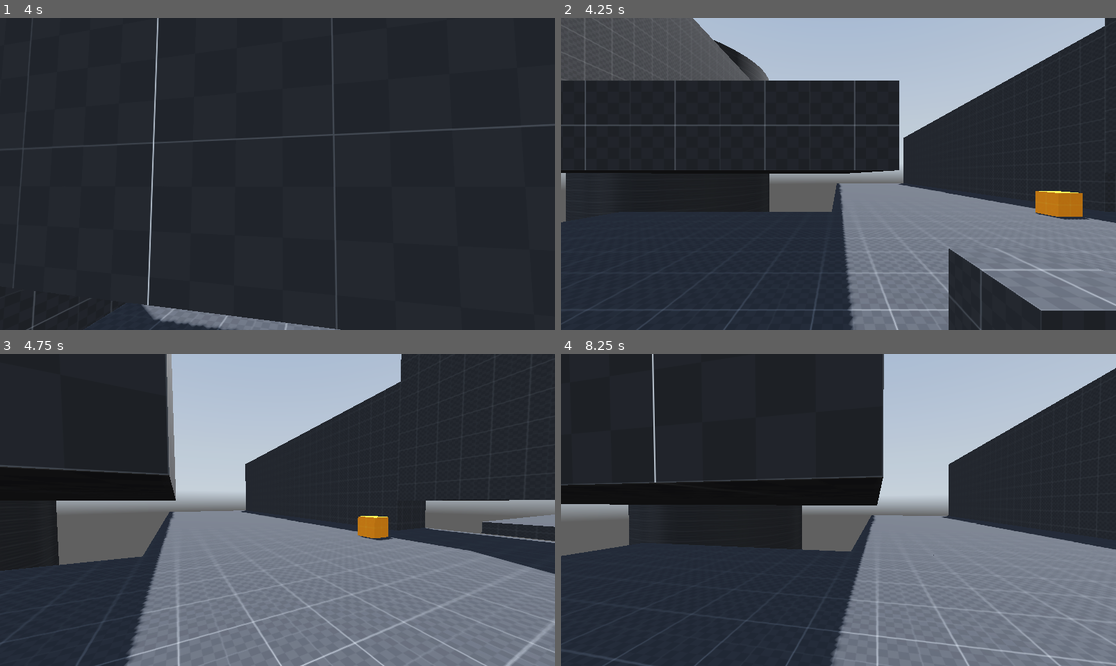
Above: before the commit, frames 1-4 (two rows, left to right).
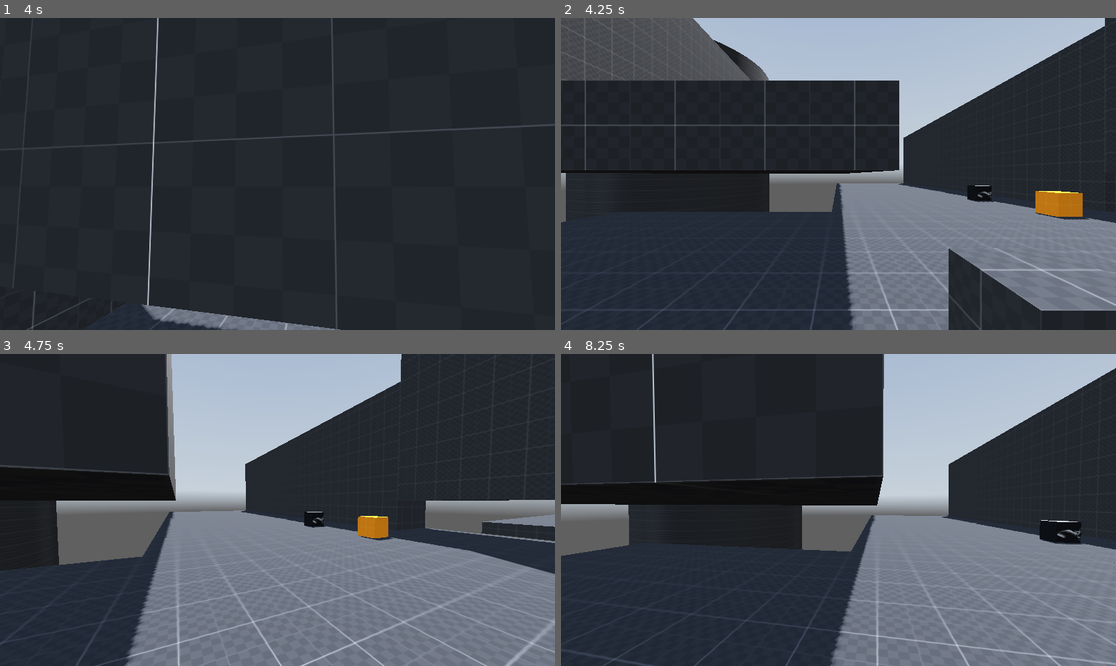
Above: after the commit, the same moments.

Repository: DrSpaniel/_Godot
Game: Godot game, scene res://scenes/main.tscn
The game is run twice, just before and just after one commit, with the same random seed, the same clock (stepped at 60 frames per second) and the same inputs. A sky picture missing from this copy of the repository is replaced by a grey-blue gradient.
Inputs (mouse positions are in pixels of both pictures, inside the frame that each line leads up to):
- Up to frame 1 (4 s): tap Enter at 0.5 s; move the mouse to (271, 180) at 0.52 s; hold W (forward) 0.53-2.78 s; tap E (use) at 0.6, 1.55, 2.3, 3.05, 3.8 s; tap 1 (jump_enable) at 0.77, 1.52, 3.02, 3.77 s; move the mouse to (316, 177) at 1.27 s; click (316, 177) at 1.35 s; move the mouse to (233, 170) at 2.02 s; hold Space (crouch) 2.03-2.78 s; move the mouse to (283, 174) at 2.77 s; hold A (left) 2.78-3.53 s; tap Alt (freelook) at 2.85 s; move the mouse to (255, 167) at 3.52 s; hold W (forward) from 3.53 s (still down); hold 2 (slide_enable) from 3.53 s (still down)
- Up to frame 2 (4.25 s): keep holding W (forward); keep holding 2 (slide_enable); tap P (reset) at 4.15 s
- Up to frame 3 (4.75 s): keep holding W (forward); move the mouse to (305, 510) at 4.27 s; release 2 (slide_enable) at 4.28 s; tap Shift (sprint) at 4.35 s; tap 1 (jump_enable) at 4.52 s; tap E (use) at 4.55 s
- Up to frame 4 (8.25 s): move the mouse to (810, 510) at 5.02 s; tap E (use) at 5.1, 6.05, 6.8, 7.35 s; move the mouse to (849, 503) at 5.77 s; release W (forward) at 5.78 s; hold D (right) 5.78-6.53 s; tap 4 (wallkick_enable) at 5.85 s; tap 1 (jump_enable) at 6.02, 6.77, 7.52 s; move the mouse to (832, 516) at 6.52 s; hold 3 (wallrun_enable) 6.53-7.28 s; hold W (forward) from 6.53 s (still down); move the mouse to (877, 513) at 7.27 s; move the mouse to (794, 506) at 8.02 s; press the mouse at (794, 506) at 8.03 s

Frame 1 is identical in both runs. In frame 2, 0.2% of the frame differs, in the area x 73-78%, y 53-60%; in frame 3, 0.2%; in frame 4, 0.7%, in the area x 0-100%, y 0-68%.

Commit message:
added mooo........................

Diff:
--- /dev/null
+++ b/fps_test1/scenes/cow.gd
@@ -0,0 +1,17 @@
+extends StaticBody3D
+
+@onready var audio_stream_player_3d: AudioStreamPlayer3D = $AudioStreamPlayer3D
+
+
+func play_sound():
+	if audio_stream_player_3d:
+		audio_stream_player_3d.play()
+
+# Called when the node enters the scene tree for the first time.
+func _ready() -> void:
+	pass # Replace with function body.
+
+
+# Called every frame. 'delta' is the elapsed time since the previous frame.
+func _process(delta: float) -> void:
+	pass
--- a/fps_test1/scenes/main.tscn
+++ b/fps_test1/scenes/main.tscn
@@ -1,9 +1,12 @@
-[gd_scene load_steps=22 format=3 uid="uid://cjbikouypipmf"]
+[gd_scene load_steps=28 format=3 uid="uid://cjbikouypipmf"]
 
 [ext_resource type="Texture2D" uid="uid://dfp06ckqptyhw" path="res://assets/textures/dev/grids/Dark/texture_07.png" id="1_0wfyh"]
 [ext_resource type="Texture2D" uid="uid://dpgmgw3yg17w8" path="res://assets/textures/dev/grids/Orange/texture_05.png" id="2_jyhfs"]
 [ext_resource type="Texture2D" uid="uid://bf5whxdc6f0y3" path="res://assets/hdris/kloofendal_48d_partly_cloudy_puresky_2k.hdr" id="2_sugp2"]
+[ext_resource type="Script" uid="uid://utfc3poh4t1l" path="res://scenes/cow.gd" id="3_o6xl0"]
 [ext_resource type="Script" uid="uid://b2m324gp5gnk4" path="res://scripts/player.gd" id="3_sugp2"]
+[ext_resource type="Texture2D" uid="uid://c50anf5gdpkak" path="res://assets/textures/dev/animals/cow.png" id="3_tbgi4"]
+[ext_resource type="AudioStream" uid="uid://cepmd57m3qp3b" path="res://assets/audio/moo.mp3" id="5_tipki"]
 
 [sub_resource type="StandardMaterial3D" id="StandardMaterial3D_k0juu"]
 albedo_texture = ExtResource("1_0wfyh")
@@ -21,6 +24,9 @@
 
 [sub_resource type="BoxMesh" id="BoxMesh_sugp2"]
 material = SubResource("StandardMaterial3D_tefeu")
+
+[sub_resource type="StandardMaterial3D" id="StandardMaterial3D_o6xl0"]
+albedo_texture = ExtResource("3_tbgi4")
 
 [sub_resource type="PanoramaSkyMaterial" id="PanoramaSkyMaterial_71j4m"]
 panorama = ExtResource("2_sugp2")
@@ -33,6 +39,22 @@
 sky = SubResource("Sky_qfnet")
 tonemap_mode = 2
 glow_enabled = true
+
+[sub_resource type="Shader" id="Shader_tbgi4"]
+code = "shader_type canvas_item;
+uniform sampler2D SCREEN_TEXTURE: hint_screen_texture, filter_linear_mipmap;
+uniform float pixel_size : hint_range(1, 512) = 64.0;
+
+void fragment() {
+    vec2 uv = SCREEN_UV;
+    uv = floor(uv * pixel_size) / pixel_size;
+    COLOR = texture(SCREEN_TEXTURE, uv);
+}
+"
+
+[sub_resource type="ShaderMaterial" id="ShaderMaterial_tefeu"]
+shader = SubResource("Shader_tbgi4")
+shader_parameter/pixel_size = 64.0
 
 [sub_resource type="Animation" id="Animation_jyhfs"]
 length = 0.001
@@ -336,6 +358,20 @@
 [node name="MeshInstance3D" type="MeshInstance3D" parent="stage/InteractBox"]
 mesh = SubResource("BoxMesh_sugp2")
 
+[node name="cow" type="StaticBody3D" parent="stage"]
+transform = Transform3D(1, 0, 0, 0, 1, 0, 0, 0, 1, 10, 0.5, -14.3)
+script = ExtResource("3_o6xl0")
+
+[node name="CollisionShape3D" type="CollisionShape3D" parent="stage/cow"]
+shape = SubResource("BoxShape3D_sugp2")
+
+[node name="MeshInstance3D" type="MeshInstance3D" parent="stage/cow"]
+material_override = SubResource("StandardMaterial3D_o6xl0")
+mesh = SubResource("BoxMesh_sugp2")
+
+[node name="AudioStreamPlayer3D" type="AudioStreamPlayer3D" parent="stage/cow"]
+stream = ExtResource("5_tipki")
+
 [node name="env" type="Node3D" parent="."]
 
 [node name="WorldEnvironment" type="WorldEnvironment" parent="env"]
@@ -359,6 +395,17 @@
 
 [node name="Camera3D" type="Camera3D" parent="player/neck/head/eyes"]
 
+[node name="CanvasLayer" type="CanvasLayer" parent="player/neck/head/eyes/Camera3D"]
+visible = false
+
+[node name="ColorRect" type="ColorRect" parent="player/neck/head/eyes/Camera3D/CanvasLayer"]
+material = SubResource("ShaderMaterial_tefeu")
+anchors_preset = 15
+anchor_right = 1.0
+anchor_bottom = 1.0
+grow_horizontal = 2
+grow_vertical = 2
+
 [node name="interactcast" type="RayCast3D" parent="player/neck/head/eyes"]
 transform = Transform3D(-1.00231, 4.38122e-08, 4.38122e-08, -4.38122e-08, -4.38122e-08, -1.00231, -4.38122e-08, -1.00231, 4.38122e-08, 0, 0, 0)
 target_position = Vector3(0, 3, 0)
@@ -367,6 +414,27 @@
 libraries = {
 &"": SubResource("AnimationLibrary_tbgi4")
 }
+
+[node name="CanvasLayer" type="CanvasLayer" parent="player/neck/head/eyes"]
+
+[node name="Control" type="Control" parent="player/neck/head/eyes/CanvasLayer"]
+layout_mode = 3
+anchors_preset = 0
+offset_right = 40.0
+offset_bottom = 40.0
+
+[node name="TextureRect" type="TextureRect" parent="player/neck/head/eyes/CanvasLayer/Control"]
+layout_mode = 1
+anchors_preset = 3
+anchor_left = 1.0
+anchor_top = 1.0
+anchor_right = 1.0
+anchor_bottom = 1.0
+offset_left = -1920.0
+offset_top = -1615.0
+grow_horizontal = 0
+grow_vertical = 0
+texture = ExtResource("3_tbgi4")
 
 [node name="standing_collision" type="CollisionShape3D" parent="player"]
 transform = Transform3D(1, 0, 0, 0, 1, 0, 0, 0, 1, 0, 1, 0)
--- a/fps_test1/scripts/player.gd
+++ b/fps_test1/scripts/player.gd
@@ -11,6 +11,7 @@
 @onready var camera_3d: Camera3D = $neck/head/eyes/Camera3D
 @onready var animation_player: AnimationPlayer = $neck/head/eyes/AnimationPlayer
 @onready var interactcast: RayCast3D = $neck/head/eyes/interactcast
+@onready var texture_rect: TextureRect = $neck/head/eyes/CanvasLayer/Control/TextureRect
 
 
 
@@ -99,7 +100,6 @@
 
 # Interaction stuff
 var lastInteraction
-
 
 
 
@@ -236,6 +236,9 @@
 
 	# Handle interactions
 	handle_interactions_raycast()
+
+	# Handle viewmodel stuff
+	handle_viewmodel(lastInteraction)
 
 
 
@@ -489,7 +492,7 @@
 
 
 
-func handle_interactions_raycast():
+func handle_interactions_raycast() -> Object:
 	#if interactcast.is_colliding():
 		#var collider = interactcast.get_collider()
 		#print(collider.name)
@@ -499,44 +502,62 @@
 	if interactcast.is_colliding():
 
 		var hit = interactcast.get_collider()
-
+		var normal = interactcast.get_collision_normal()
 
 		print(hit.name)		#print the name of the thing colliding
-		print(is_floor(hit))#is it a floor??
+		print("Hit normal:", normal)
+		print(is_floor(normal))#is it a floor??
 		if lastInteraction:
 			print("last interactable object:", lastInteraction.name)
 		if hit and hit.name == "InteractBox" and Input.is_action_just_pressed("use"):
 			lastInteraction = hit
 			toggle_interactbox(lastInteraction)
 
-		elif lastInteraction and lastInteraction.name == "InteractBox" and is_floor(hit) and Input.is_action_just_pressed("use"):
+		elif lastInteraction and lastInteraction.name == "InteractBox" and Input.is_action_just_pressed("use") and !lastInteraction.visible:
 			print("box should move here!")
-
-			move_interactbox_to_floor(interactcast.get_collision_point(), lastInteraction)
-			lastInteraction = null
-
-func toggle_interactbox(box: Node) -> bool:
+			if hit.name == "cow":	#when i am holding box, and i am looking at the cow, then give the cow the apple
+				print("moo!")
+				hit.play_sound()
+
+			else:
+				move_interactbox_to_floor(interactcast.get_collision_point(), lastInteraction)
+			lastInteraction = null	#this is outside the if else so any sort of interaction at all will just remove the object.
+
+	return lastInteraction	#returns last touched object
+
+
+
+func toggle_interactbox(box: Node):
 	var is_visible = box.visible
 	box.visible = !is_visible
 
 	var shape = box.get_node_or_null("CollisionShape3D")
 	if shape:
 		shape.disabled = is_visible
-	if is_visible:
-		return true
-	else: return false
-
-func is_floor(collider: Object) -> bool:
+
+func is_floor(collider: Vector3) -> bool:
 	# Option 1: use node name
-	if collider.name.begins_with("floor"):
+	if collider.y == 1:	#if the normal points up!
 		return true
 	else: return false
 
 func move_interactbox_to_floor(point: Vector3, box: Node):
 	var new_position = box.global_position
 	new_position.x = point.x
+	new_position.y = point.y + 0.5	#this is a terrible way to solve this issue, only works for the box for now, should probably fix this later.
 	new_position.z = point.z
 	# Optionally snap Y to ground height
 	box.global_position = new_position
 
 	toggle_interactbox(box)  # Make it reappear
+
+
+func handle_viewmodel(object: Object):
+	#idea here is to pass thru what object is being held, then change the viewmodel depending on that
+	if lastInteraction and lastInteraction.name == "InteractBox":
+		print("holding box")
+		texture_rect.visible = true
+	elif !lastInteraction:
+		print("holding nothing")
+		texture_rect.visible = false
+	return
Not shown, added: fps_test1/assets/audio/moo.mp3.import
Binary file added: fps_test1/assets/textures/dev/animals/cow.png
Not shown, added: fps_test1/assets/textures/dev/animals/cow.png.import
Not shown, added: fps_test1/scenes/cow.gd.uid
Not shown, added: fps_test1/assets/audio/moo.mp3
